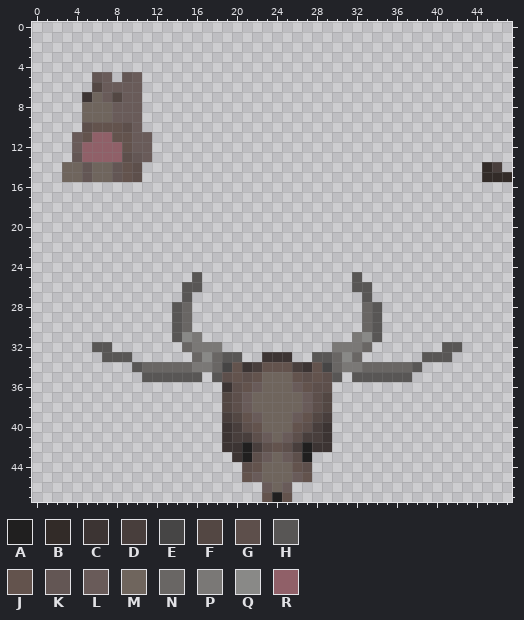
Pixel-art sprite -- Unity/IAmHuman-Beta/Assets/Sprites/Environment/Forest/forest_objects.png. That is the earlier state.
The file is 48x48 pixels. Colours within 5 levels of each other are drawn and written as one.
Palette (. is transparent): A #201f1f  B #322b28  C #3c3433  D #483e3c  E #464545  F #534743  G #5d4f4b  H #585655  J #63534d  K #635654  L #695b59  M #6f655d  N #696664  P #7a7876  Q #898987  R #906068
The same view after the edit:
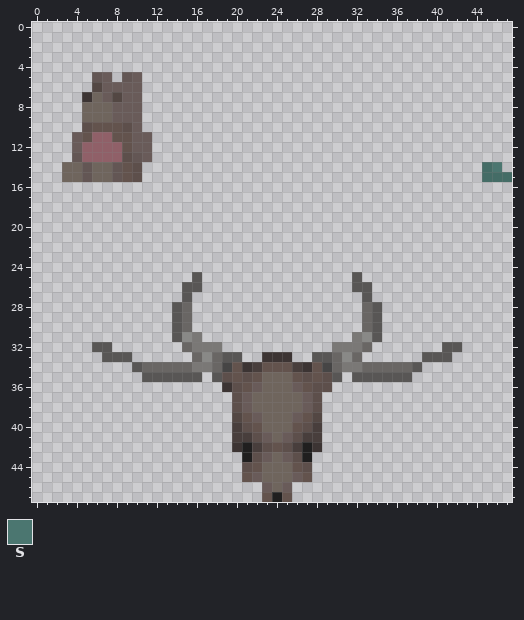
Colours new in this view: S #4b7670
Changes in this commit:
@@ palette @@
-B #322b28
+B #446c66
@@ x 44..47 @@
 13 ....
-14 .BD.
+14 .BS.
 15 .BBB
@@ x 17..31 @@
 36 ..CGJLMMMLJGG..
-37 ..FGLMMMMMLGF..
-38 ..FGLMMMMMLGF..
-39 ..DFJLMMMLJFD..
-40 ..CDGJMMMJGDC..
-41 ..CDDGLMLGDDC..
-42 ..CCADGJGDACC..
-43 ...CAGLMLGA....
+37 ...GLMMMMMLG...
+38 ...GLMMMMMLG...
+39 ...FJLMMMLJF...
+40 ...DGJMMMJGD...
+41 ...DDGLMLGDD...
+42 ...CADGJGDAC...
+43 ....AGLMLGA....
 44 ....GJMMMJG....
Boxes around the changes in both pictures, in picture pixels (x1, y1, x2, y2):
changed: (482, 162, 512, 182)
erased: (222, 392, 242, 462)
erased: (322, 392, 332, 452)
